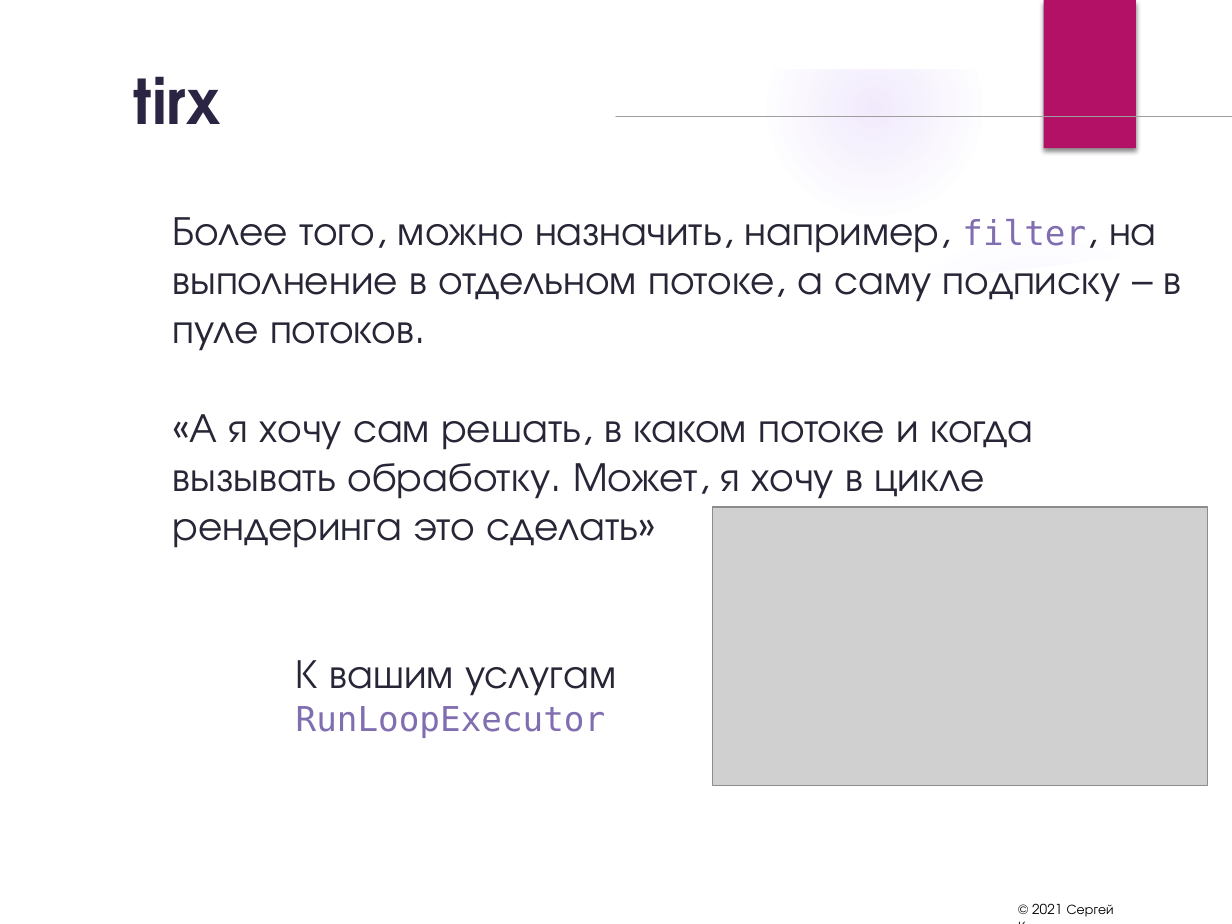
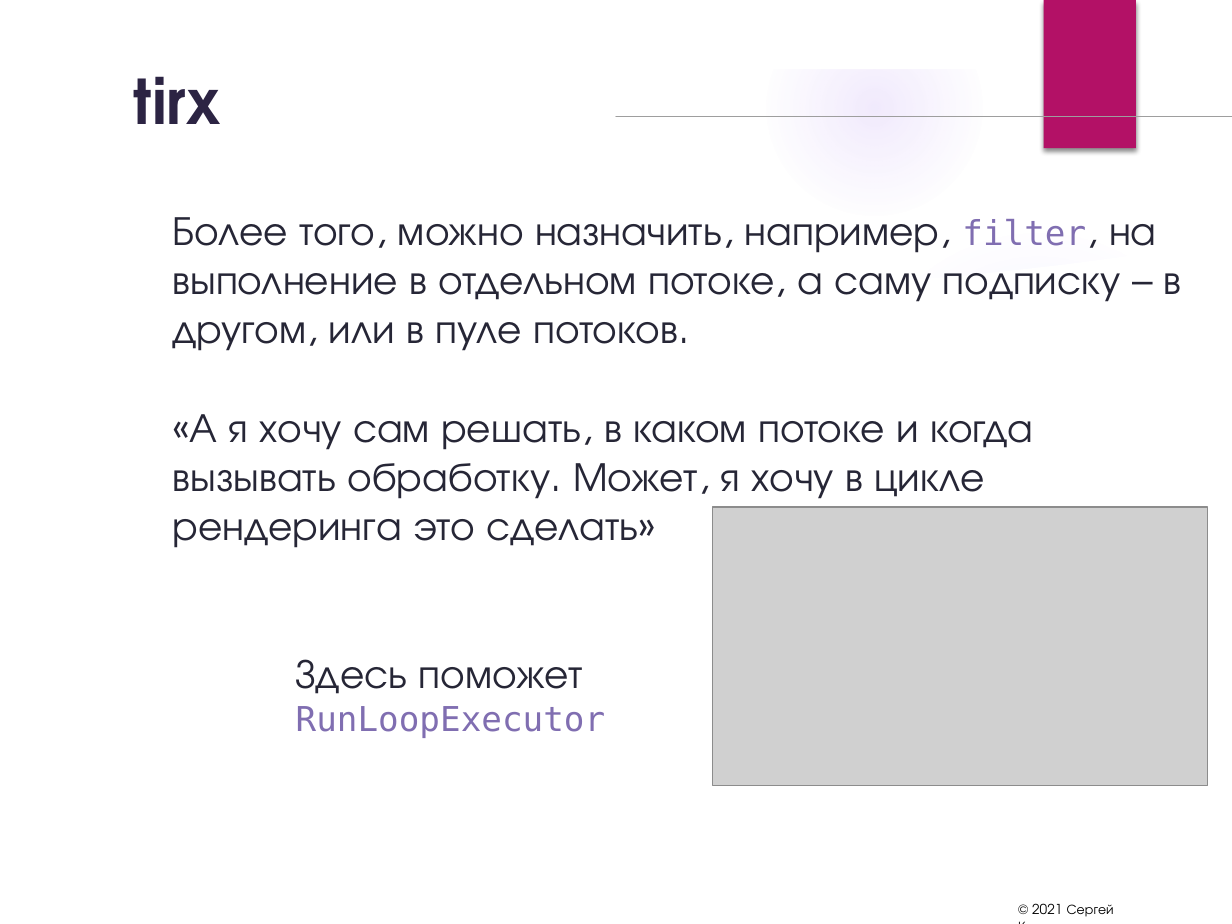
Before and after one commit to sergrt/tirx-example, a slide deck: slide 76 of rx_presentation.pptx (slide 73 before the commit). Drawn at 1232x924 pixels with LibreOffice and Linux fonts; fonts in the diff are those of the drawing; grey boxes stand for pictures; background and template pictures are left out. Boxes give left, top, right and bottom in pixels: in the first picture for what was removed or moved away, otherwise in the second. Text is boxed around its words. In the diff, an @@ line names an element or a change of style, - is before the commit and + after.

```diff
--- a/rx_presentation.pptx
+++ b/rx_presentation.pptx
@@ text at [172, 217, 1182, 351]: text changed @@
-Более того, можно назначить, например, filter, на выполнение в отдельном потоке, а саму подписку – в пуле потоков.
+Более того, можно назначить, например, filter, на выполнение в отдельном потоке, а саму подписку – в другом, или в пуле потоков.
@@ text at [296, 659, 583, 694]: text changed @@
-К вашим услугам
+Здесь поможет
```
Also in this commit, not shown: 32 other slides changed, 4 slides added, 1 slide removed.
